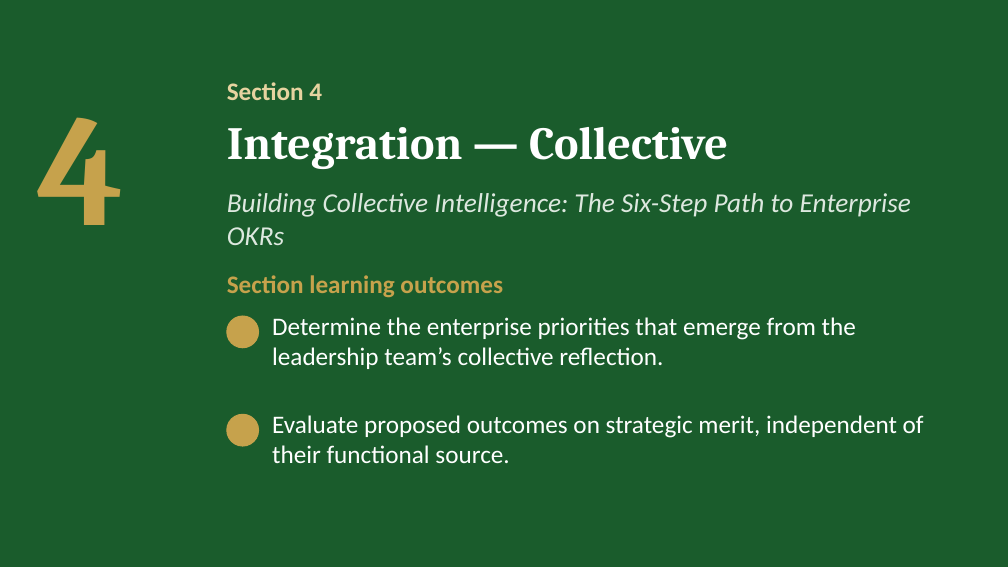
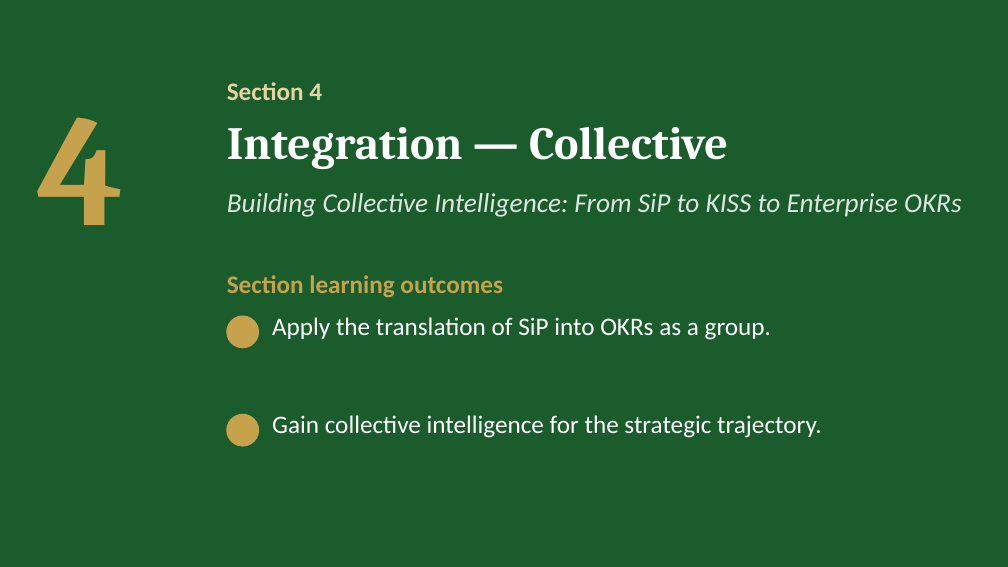
Before and after one commit to IBSL26/ibsl-platform, a slide deck: slide 29 of Unit decks/Unit 03 - SiP KISS Mapping & OKR Definition.pptx (slide 19 before the commit). Drawn at 1008x567 pixels with LibreOffice and Linux fonts; fonts in the diff are those of the drawing; background and template pictures are left out. Boxes give left, top, right and bottom in pixels: in the first picture for what was removed or moved away, otherwise in the second. Text is boxed around its words. In the diff, an @@ line names an element or a change of style, - is before the commit and + after.

```diff
--- a/Unit decks/Unit 03 - SiP KISS Mapping & OKR Definition.pptx
+++ b/Unit decks/Unit 03 - SiP KISS Mapping & OKR Definition.pptx
@@ text at <box>227,193,961,217</box>: text changed @@
-Building Collective Intelligence: The Six-Step Path to Enterprise OKRs
+Building Collective Intelligence: From SiP to KISS to Enterprise OKRs
@@ text at <box>272,317,771,340</box>: text changed @@
-Determine the enterprise priorities that emerge from the leadership team’s collective reflection.
+Apply the translation of SiP into OKRs as a group.
@@ text at <box>272,415,821,438</box>: text changed @@
-Evaluate proposed outcomes on strategic merit, independent of their functional source.
+Gain collective intelligence for the strategic trajectory.
```
Also in this commit, not shown: 12 other slides changed, 17 slides added, 12 slides removed, 26 other files.
